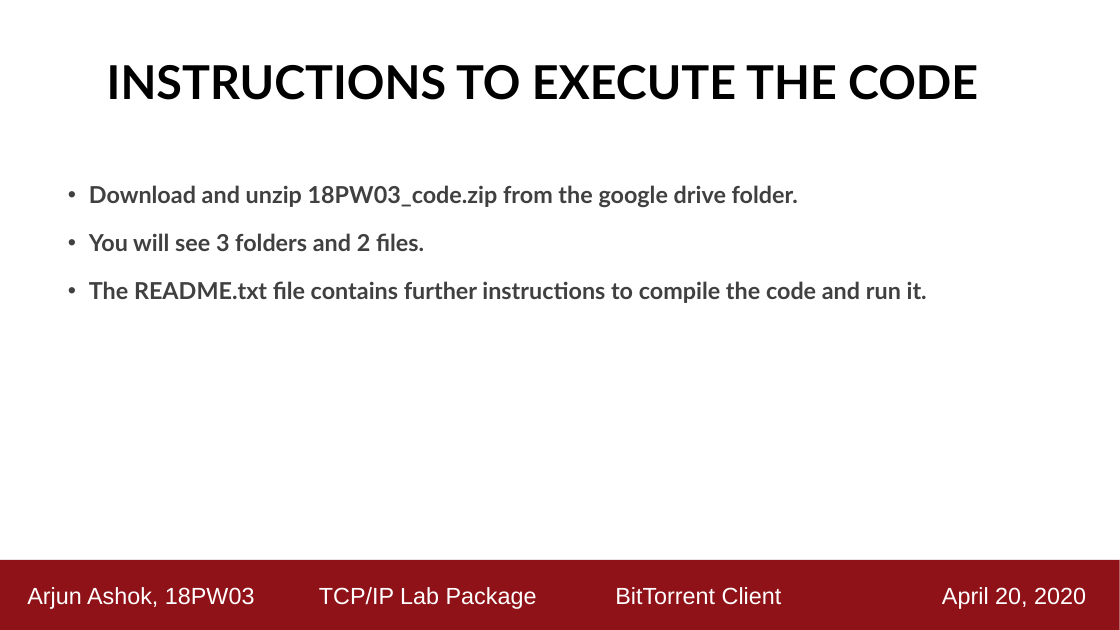
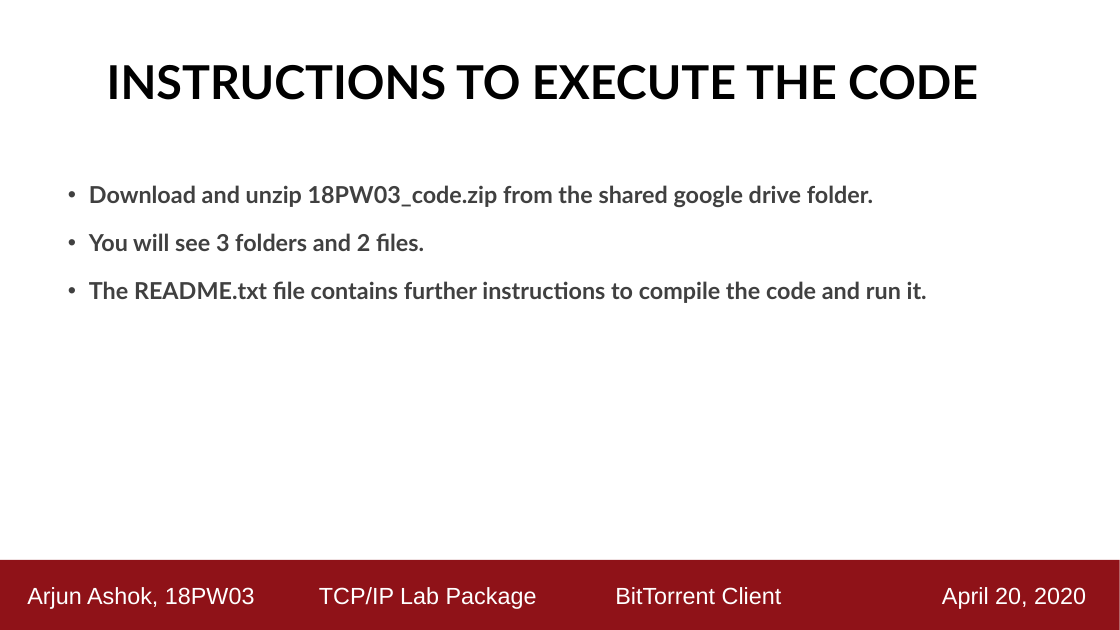
Before and after one commit to ashok-arjun/Torrenter, a slide deck: slide 27 of Demo_Presentation.pptx (slide 18 before the commit). Drawn at 1120x630 pixels with LibreOffice and Linux fonts; fonts in the diff are those of the drawing. Boxes give left, top, right and bottom in pixels: in the first picture for what was removed or moved away, otherwise in the second. Text is boxed around its words. In the diff, an @@ line names an element or a change of style, - is before the commit and + after.

Commit message:
moved to code folder

```diff
--- a/Demo_Presentation.pptx
+++ b/Demo_Presentation.pptx
@@ text at <box>89,185,873,207</box>: text changed @@
-• Download and unzip 18PW03_code.zip from the google drive folder.
+• Download and unzip 18PW03_code.zip from the shared google drive folder.
```
Also in this commit, not shown: 9 other slides changed, 9 slides added, 39 other files.
